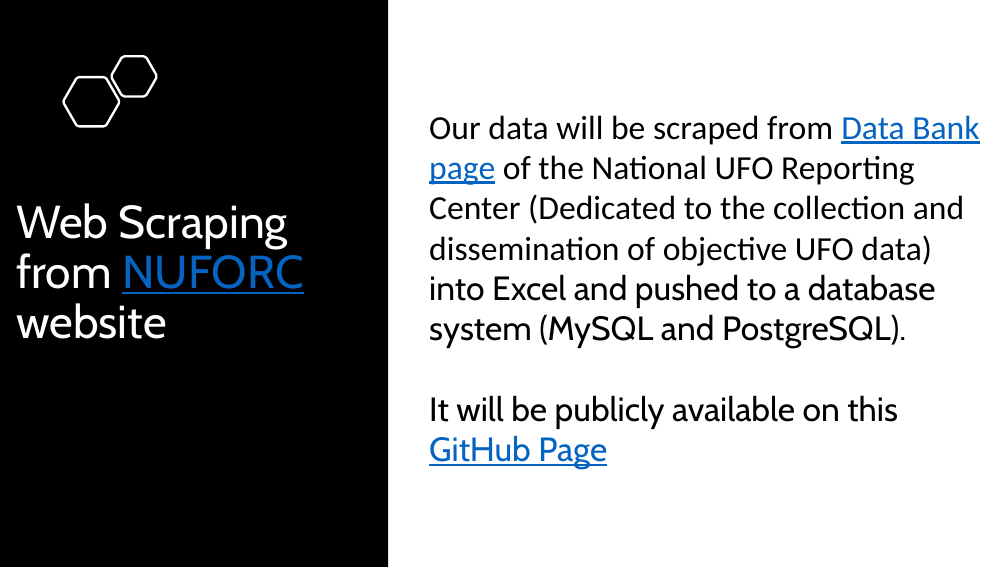
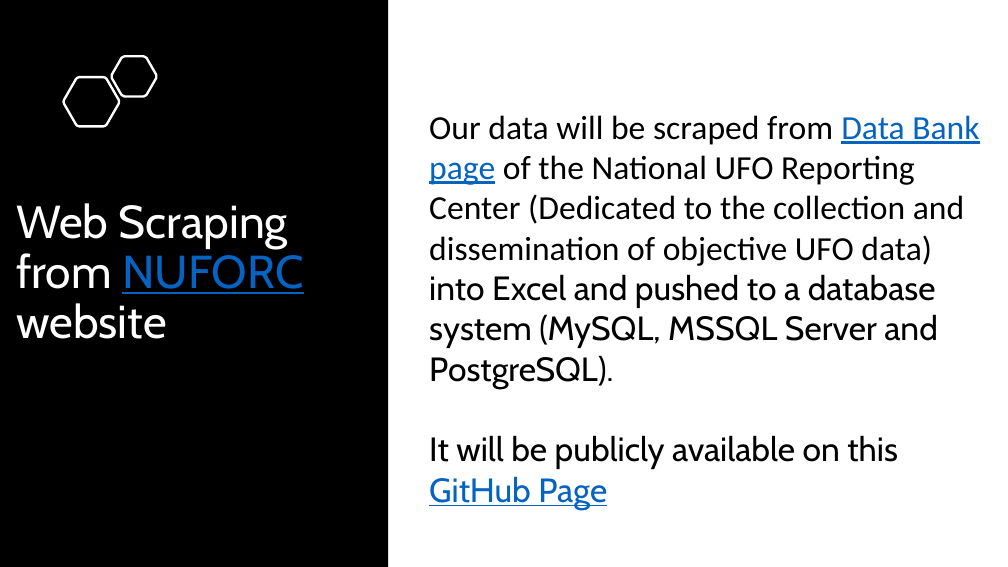
Before and after one commit to tripleaceme/UFO-Sightings-Project, a slide deck: slide 2 of UFO Slide.pptx. Drawn at 1008x567 pixels with LibreOffice and Linux fonts; fonts in the diff are those of the drawing. Boxes give left, top, right and bottom in pixels: in the first picture for what was removed or moved away, otherwise in the second. Text is boxed around its words. In the diff, an @@ line names an element or a change of style, - is before the commit and + after.

Commit message:
Second commit
This push includes the first scraping of the shape (Changing) used in the meeting

```diff
--- a/UFO Slide.pptx
+++ b/UFO Slide.pptx
@@ text at [429, 115, 979, 389]: text changed @@
-Our data will be scraped from Data Bank page of the National UFO Reporting Center (Dedicated to the collection and dissemination of objective UFO data) into Excel and pushed to a database system (MySQL and PostgreSQL).
+Our data will be scraped from Data Bank page of the National UFO Reporting Center (Dedicated to the collection and dissemination of objective UFO data) into Excel and pushed to a database system (MySQL, MSSQL Server and PostgreSQL).
```
Also in this commit, not shown: 2 other files.
